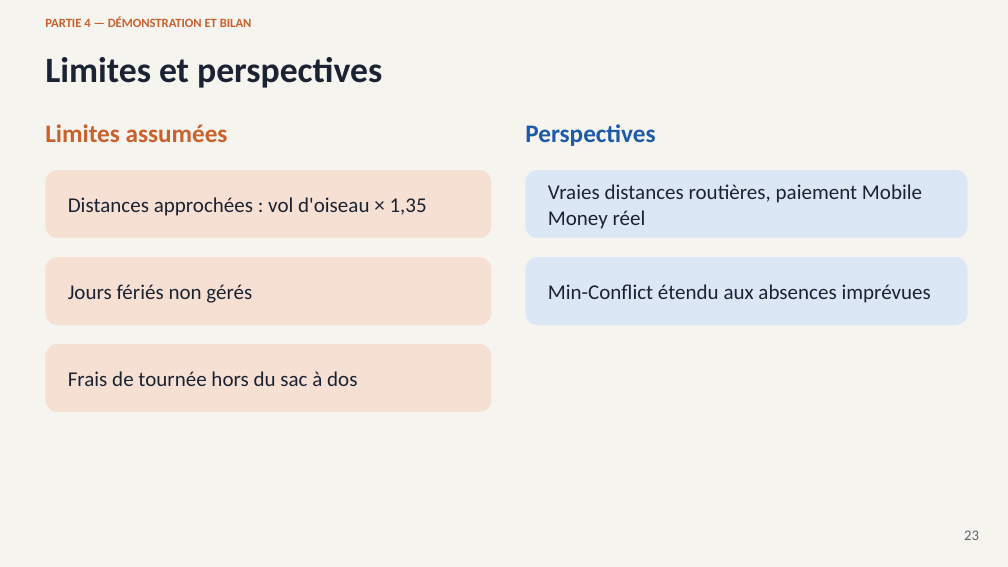
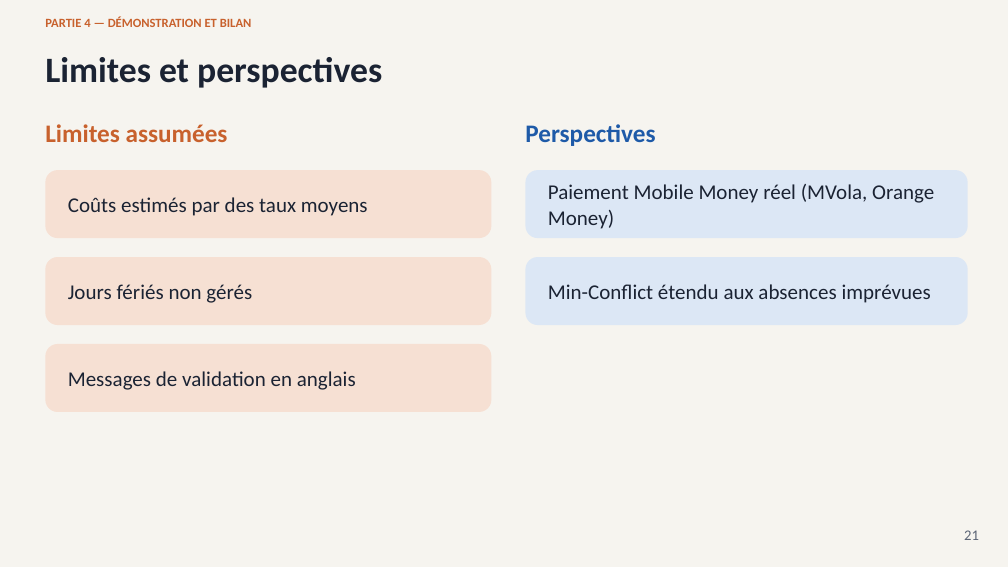
Before and after one commit to andokevin/smartbricks, a slide deck: slide 21 of docs/SmartBricks_presentation.pptx (slide 23 before the commit). Drawn at 1008x567 pixels with LibreOffice and Linux fonts; fonts in the diff are those of the drawing. Boxes give left, top, right and bottom in pixels: in the first picture for what was removed or moved away, otherwise in the second. Text is boxed around its words. In the diff, an @@ line names an element or a change of style, - is before the commit and + after.

```diff
--- a/docs/SmartBricks_presentation.pptx
+++ b/docs/SmartBricks_presentation.pptx
@@ text in rounded rectangle at (68, 197, 368, 216): text changed @@
-Distances approchées : vol d'oiseau × 1,35
+Coûts estimés par des taux moyens
@@ text in rounded rectangle at (548, 184, 934, 229): text changed @@
-Vraies distances routières, paiement Mobile Money réel
+Paiement Mobile Money réel (MVola, Orange Money)
@@ text in rounded rectangle at (68, 371, 356, 390): text changed @@
-Frais de tournée hors du sac à dos
+Messages de validation en anglais
@@ text at (964, 530, 979, 540): text changed @@
-23
+21
```
Also in this commit, not shown: 18 other slides changed, 2 slides removed, 3 other files.
